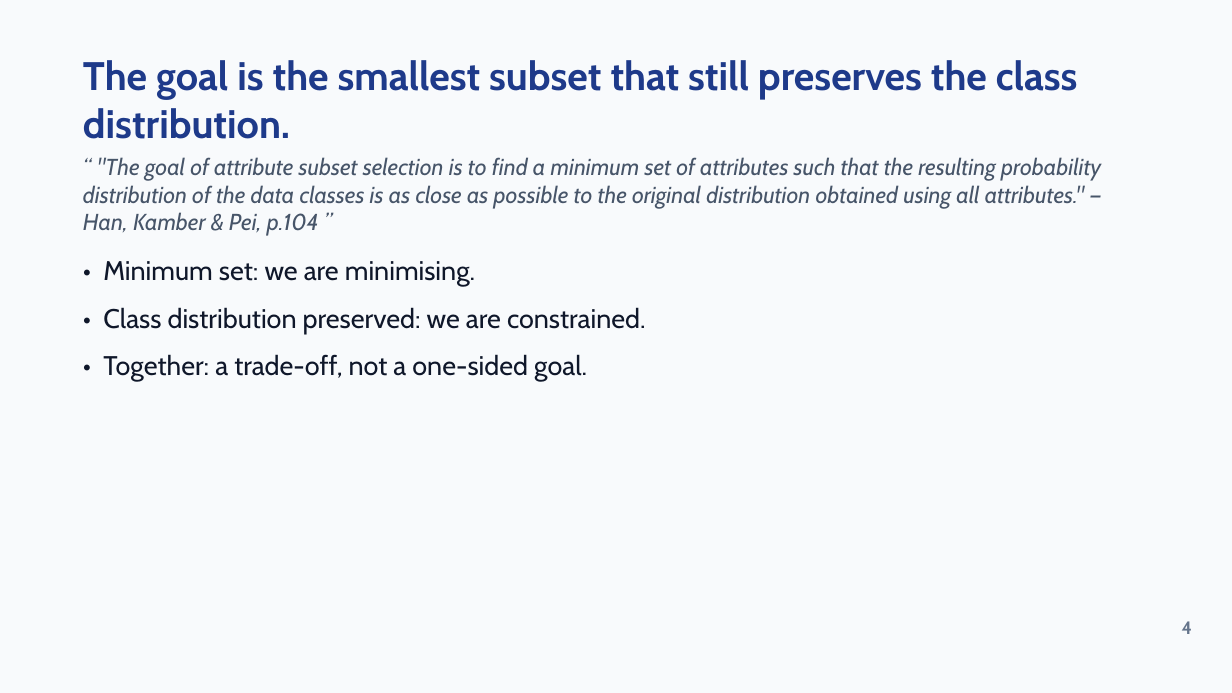
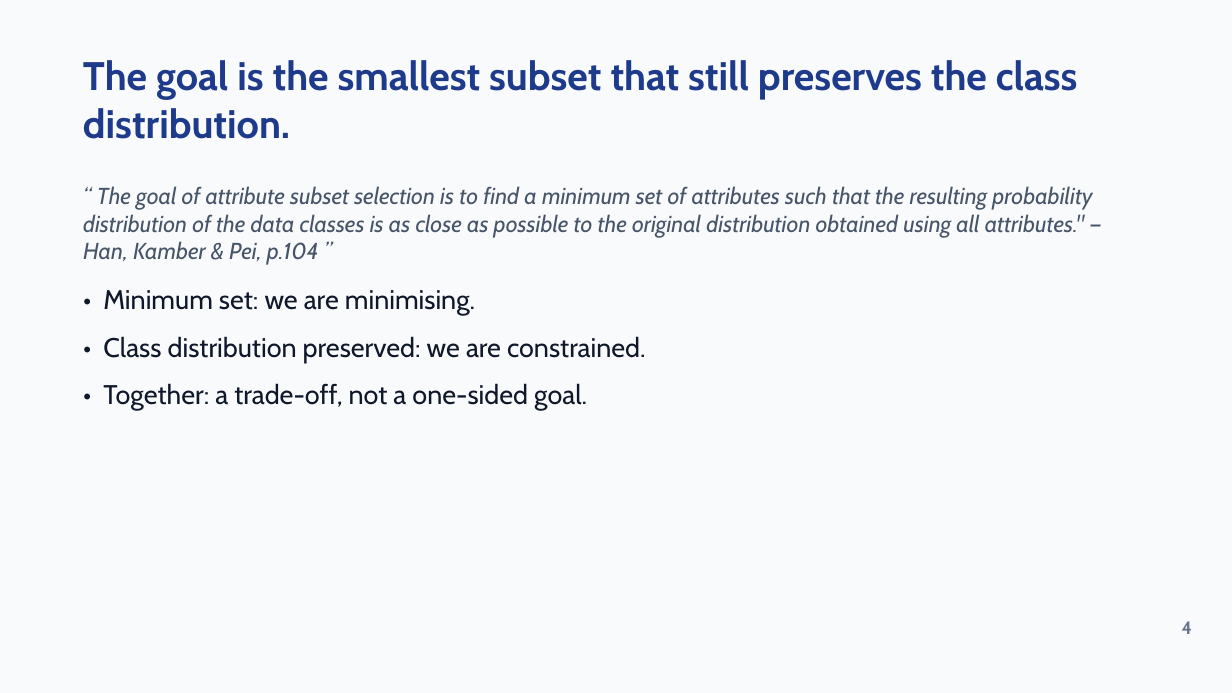
Before and after one commit to AboALhasanx/master-studio, a slide deck: slide 4 of 01_Semester_1/03_Data_Mining/05_Seminars_&_Slides/Feature_Selection_Seminar_v2.pptx. Drawn at 1232x693 pixels with LibreOffice and Linux fonts; fonts in the diff are those of the drawing. Boxes give left, top, right and bottom in pixels: in the first picture for what was removed or moved away, otherwise in the second. Text is boxed around its words. In the diff, an @@ line names an element or a change of style, - is before the commit and + after.

```diff
--- a/01_Semester_1/03_Data_Mining/05_Seminars_&_Slides/Feature_Selection_Seminar_v2.pptx
+++ b/01_Semester_1/03_Data_Mining/05_Seminars_&_Slides/Feature_Selection_Seminar_v2.pptx
@@ text "“ The goal of attribute ...": place and size @@
-text "“ The goal of attribute ..." at box(83, 157, 1101, 382)
+text "“ The goal of attribute ..." at box(83, 186, 1092, 411)
@@ text at box(83, 186, 1092, 265): text changed @@
-“ "The goal of attribute subset selection is to find a minimum set of attributes such that the resulting probability distribution of the data classes is as close as possible to the original distribution obtained using all attributes." — Han, Kamber & Pei, p.104 ”
+“ The goal of attribute subset selection is to find a minimum set of attributes such that the resulting probability distribution of the data classes is as close as possible to the original distribution obtained using all attributes." — Han, Kamber & Pei, p.104 ”
```
Also in this commit, not shown: 2 other slides changed, 6 other files.
